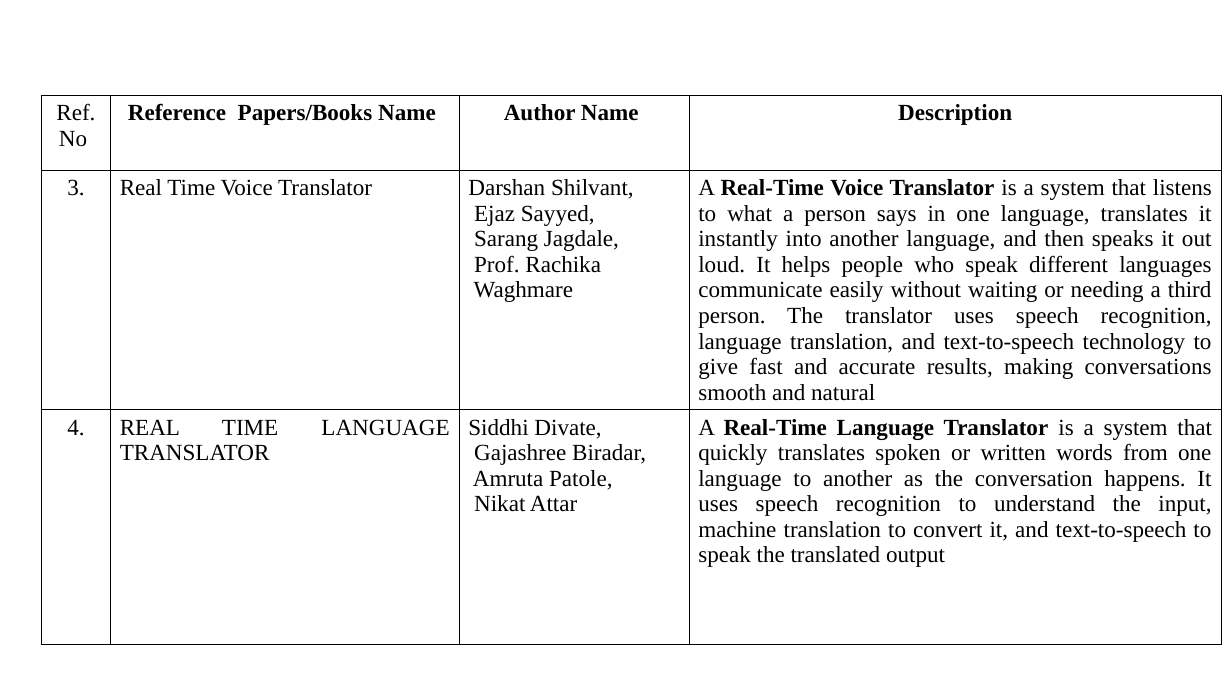
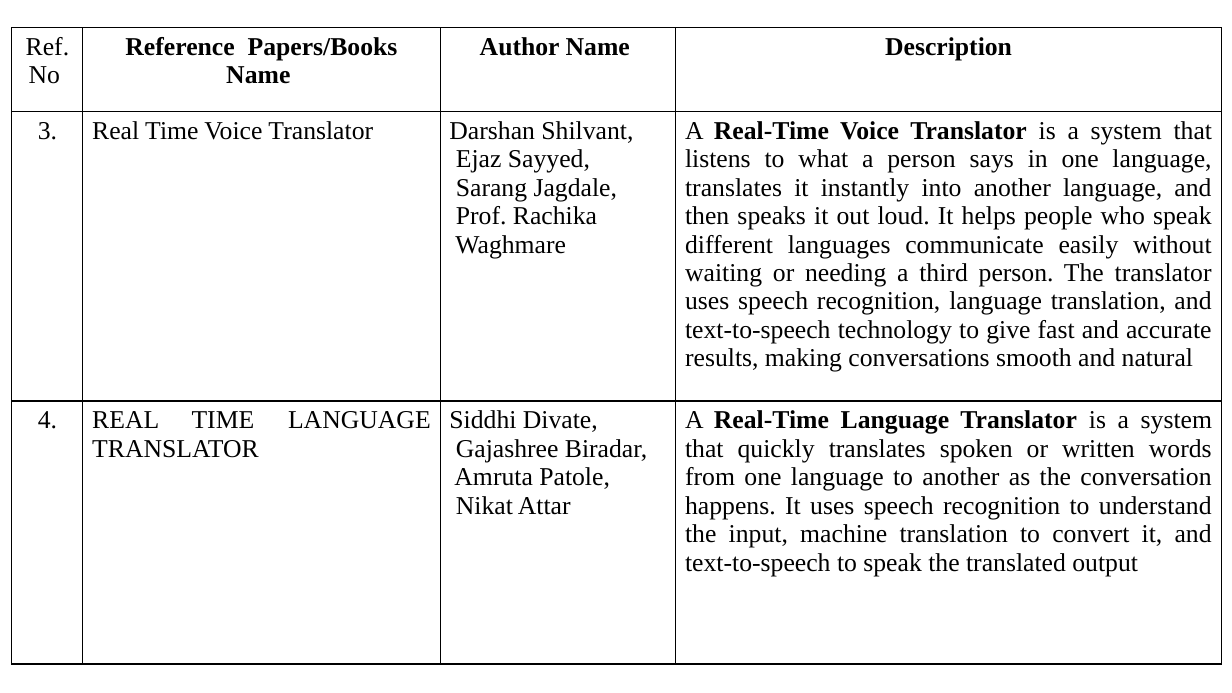
Before and after one commit to sanketbodakhe68/finel-year-projet, a slide deck: slide 5 of PPT/finel ppt.pptx. Drawn at 1232x693 pixels with LibreOffice and Linux fonts; fonts in the diff are those of the drawing. Boxes give left, top, right and bottom in pixels: in the first picture for what was removed or moved away, otherwise in the second. Text is boxed around its words. In the diff, an @@ line names an element or a change of style, - is before the commit and + after.

```diff
--- a/PPT/finel ppt.pptx
+++ b/PPT/finel ppt.pptx
@@ table at (12, 28, 1222, 665) @@
@@ size 18 to 20 pt @@
@@ table: place and size @@
-table at (42, 95, 1222, 664)
+table at (12, 28, 1222, 665)
```
Also in this commit, not shown: 7 other slides changed, 1 other file.
